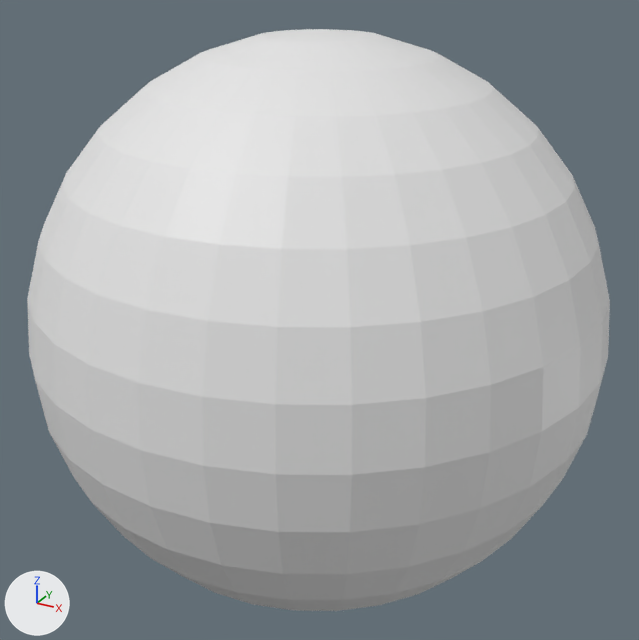
What one commit did to the Blender file thehive/assets/Models/bullet.blend.
One viewpoint serves both versions: a camera (50 mm lens) standing at (0.505, -0.916, 0.458) and looking at (0.001, 0.0, 0.0). The axes (+X, +Y, +Z) are drawn at lower left. The lights are the same throughout.
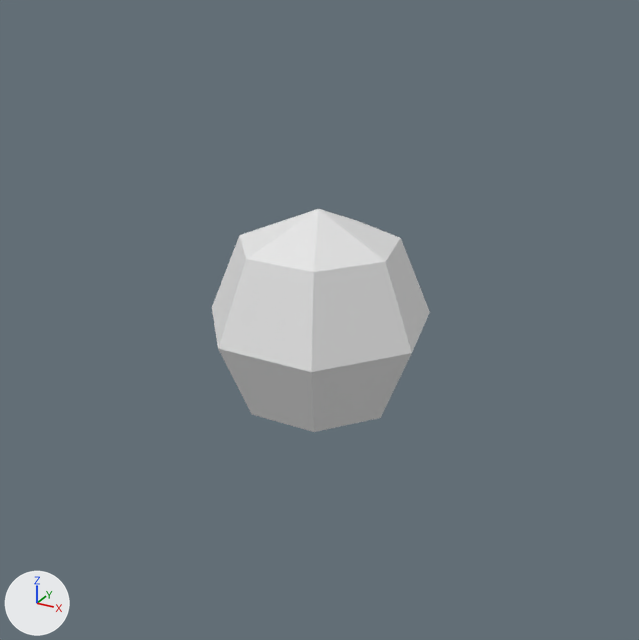
Location of each change, (x1, y1, x2, y2) in pixels of the pictures (639 x 640 px):
'Sphere', reshaped, rescaled (62% narrower, 62% shorter)
    before: (27, 29, 610, 611)
    after: (212, 209, 430, 432)
part 1 of me_sphere, added
    after: (212, 209, 430, 432)

What the commit changed:
me_sphere has 482 vertices, 512 faces and spans x -1.0..1.0, y -1.0..1.0, z -1.0..1.0.
me_sphere is used by ob_sphere; location (0.0, 0.0, 0.0); scale (0.357, 0.357, 0.357).
me_sphere part 1: a new loose piece, a UV sphere (7 segments, 4 rings, poles along z) spanning x -2.73..2.73, y -2.52..2.8, z -2.8..2.8.
Object 'Sphere' (ob_sphere) is rescaled from (0.357, 0.357, 0.357) to (0.0528, 0.0528, 0.0528).
